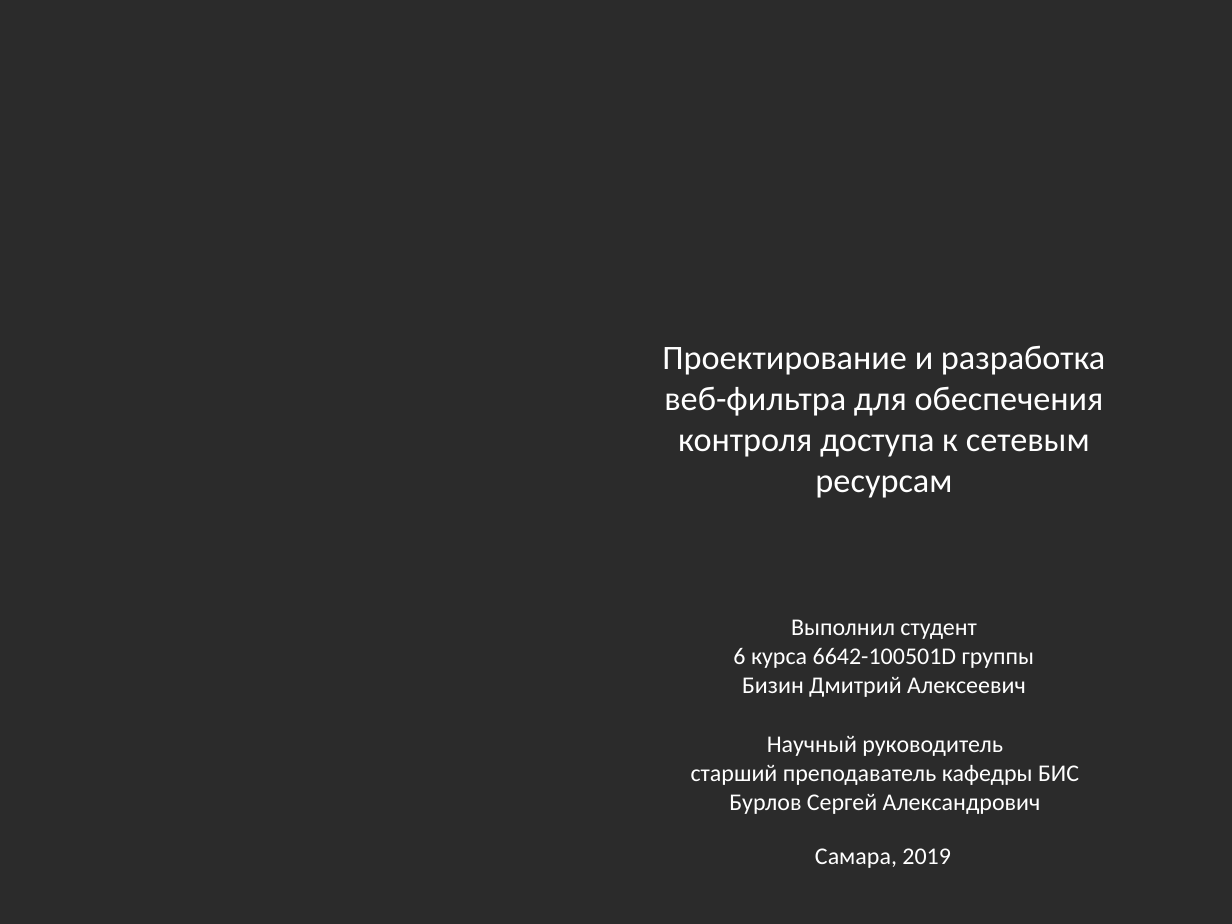
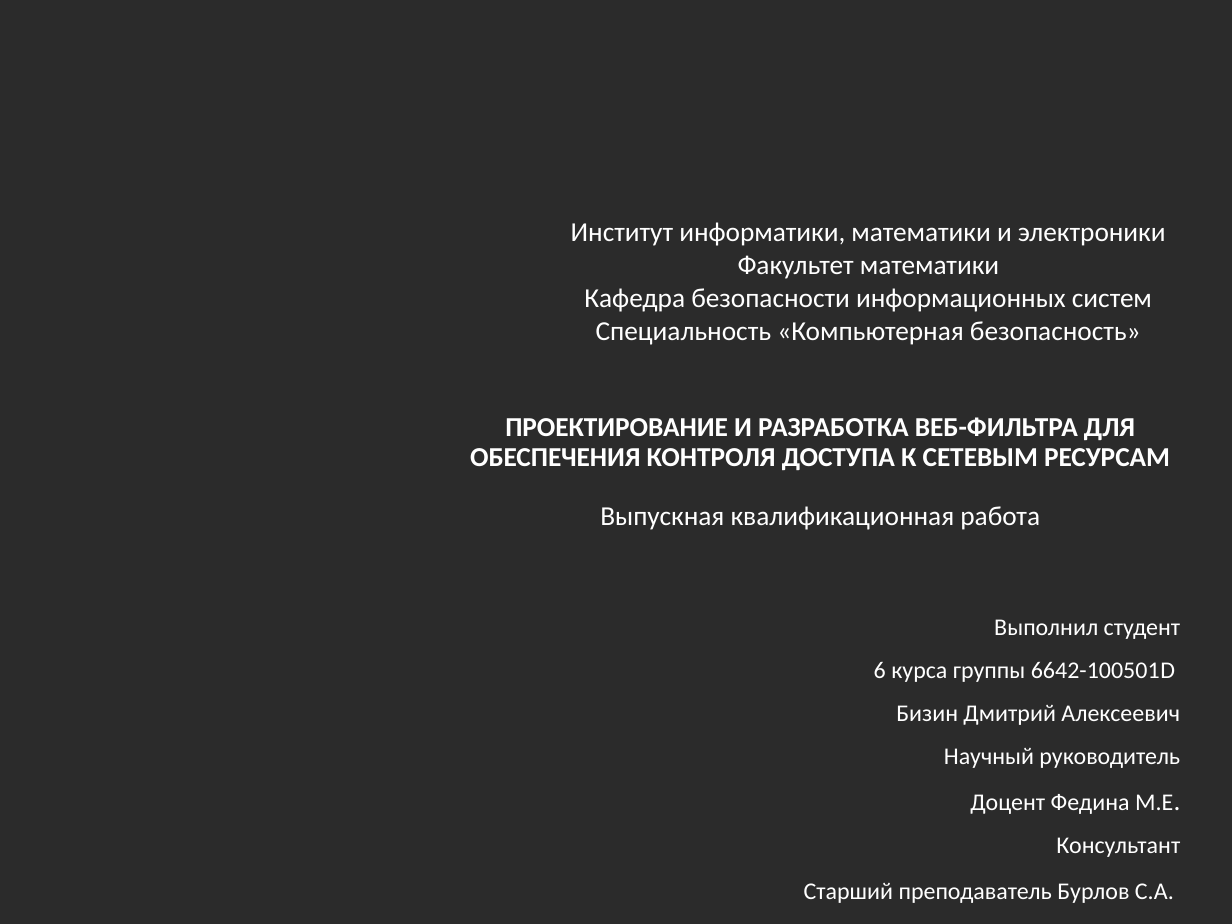
Before and after one commit to BizinMitya/WebFilter, a slide deck: slide 1 of diploma/Проектирование и разработка веб-фильтра для обеспечения контроля доступа к сетевым ресурсам.pptx. Drawn at 1232x924 pixels with LibreOffice and Linux fonts; fonts in the diff are those of the drawing; background and template pictures are left out; a plain dark background stands for a picture behind light text. Boxes give left, top, right and bottom in pixels: in the first picture for what was removed or moved away, otherwise in the second. Text is boxed around its words. In the diff, an @@ line names an element or a change of style, - is before the commit and + after.

```diff
--- a/diploma/Проектирование и разработка веб-фильтра для обеспечения контроля доступа к сетевым ресурсам.pptx
+++ b/diploma/Проектирование и разработка веб-фильтра для обеспечения контроля доступа к сетевым ресурсам.pptx
@@ text added at (x1=571, y1=222, x2=1166, y2=345), 16 pt, text #FFFFFF @@
+Институт информатики, математики и электроники
+Факультет математики
+Кафедра безопасности информационных систем
+Специальность «Компьютерная безопасность»
@@ title "ПРОЕКТИРОВАНИЕ И РАЗРАБОТКА ВЕБ-ФИЛЬТРА ДЛЯ ..." at (x1=470, y1=417, x2=1170, y2=530): vertical alignment middle to bottom @@
@@ title at (x1=470, y1=417, x2=1170, y2=530): text changed; size 20 to 16 pt; bold on @@
-Проектирование и разработка веб-фильтра для обеспечения контроля доступа к сетевым ресурсам
+ПРОЕКТИРОВАНИЕ И РАЗРАБОТКА ВЕБ-ФИЛЬТРА ДЛЯ ОБЕСПЕЧЕНИЯ КОНТРОЛЯ ДОСТУПА К СЕТЕВЫМ РЕСУРСАМ
+Выпускная квалификационная работа
@@ text removed at (x1=733, y1=619, x2=1035, y2=697) @@
-Выполнил студент
-6 курса 6642-100501D группы
-Бизин Дмитрий Алексеевич
@@ subtitle added at (x1=804, y1=619, x2=1181, y2=903), 14 pt, text #FFFFFF @@
+Выполнил студент
+6 курса группы 6642-100501D
+Бизин Дмитрий Алексеевич
+Научный руководитель
+Доцент Федина М.Е.
+Консультант
+Старший преподаватель Бурлов С.А.
@@ text removed at (x1=691, y1=736, x2=1079, y2=814) @@
-Научный руководитель
-старший преподаватель кафедры БИС
-Бурлов Сергей Александрович
@@ text removed at (x1=815, y1=848, x2=951, y2=868) @@
-Самара, 2019
```
Also in this commit, not shown: 4 other slides changed, 4 other files.
